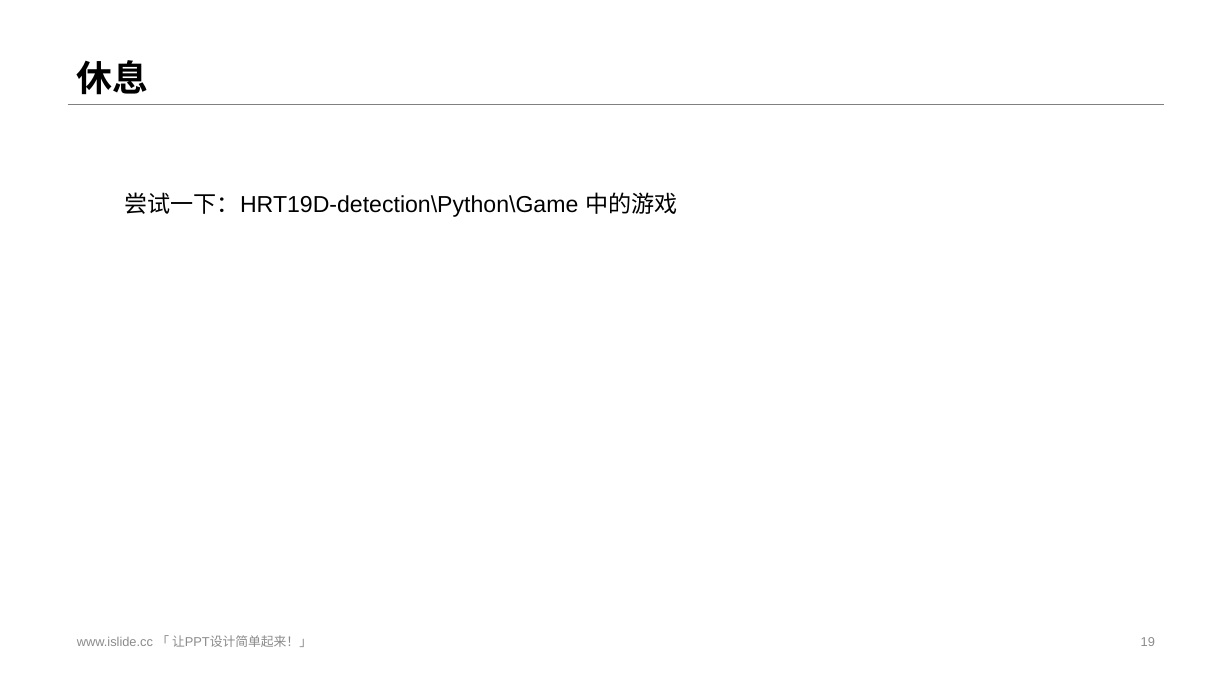
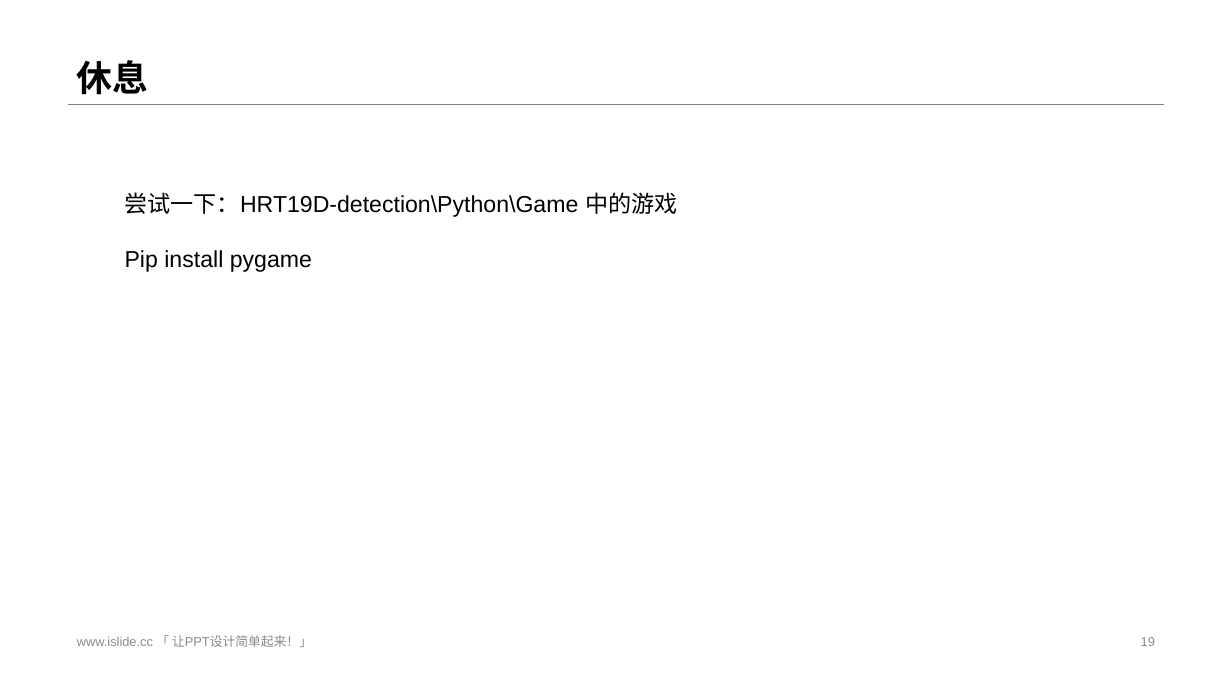
Before and after one commit to streamer-AP/HRT19D-detection, a slide deck: slide 19 of PPT/感知组寒假培训-day1.pptx. Drawn at 1232x693 pixels with LibreOffice and Linux fonts; fonts in the diff are those of the drawing. Boxes give left, top, right and bottom in pixels: in the first picture for what was removed or moved away, otherwise in the second. Text is boxed around its words. In the diff, an @@ line names an element or a change of style, - is before the commit and + after.

```diff
--- a/PPT/感知组寒假培训-day1.pptx
+++ b/PPT/感知组寒假培训-day1.pptx
@@ text at [125, 250, 312, 272]: paragraph added @@
+Pip install pygame
```
Also in this commit, not shown: 2 other slides changed, 6 slides added, 19 other files.
